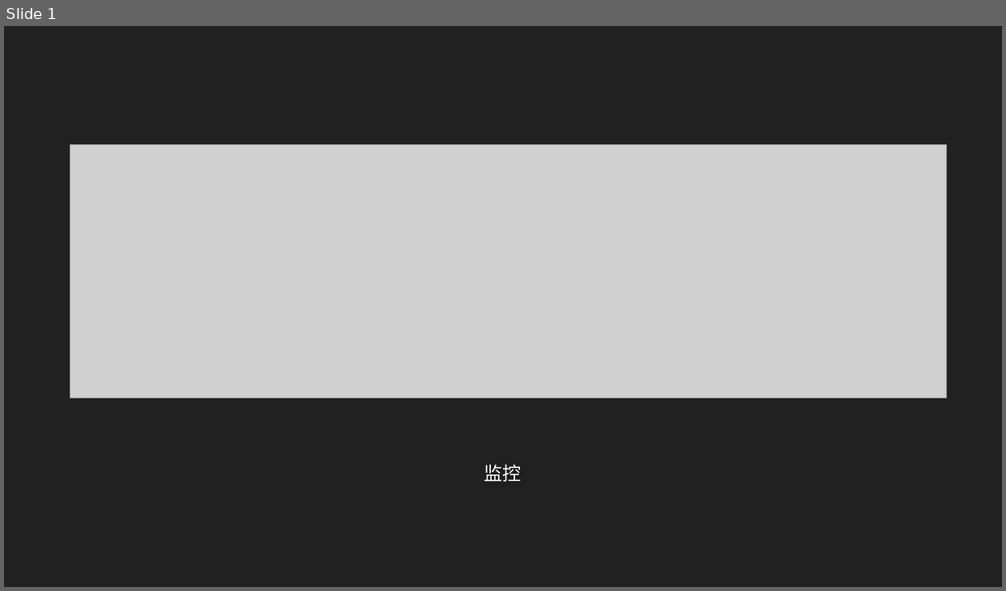
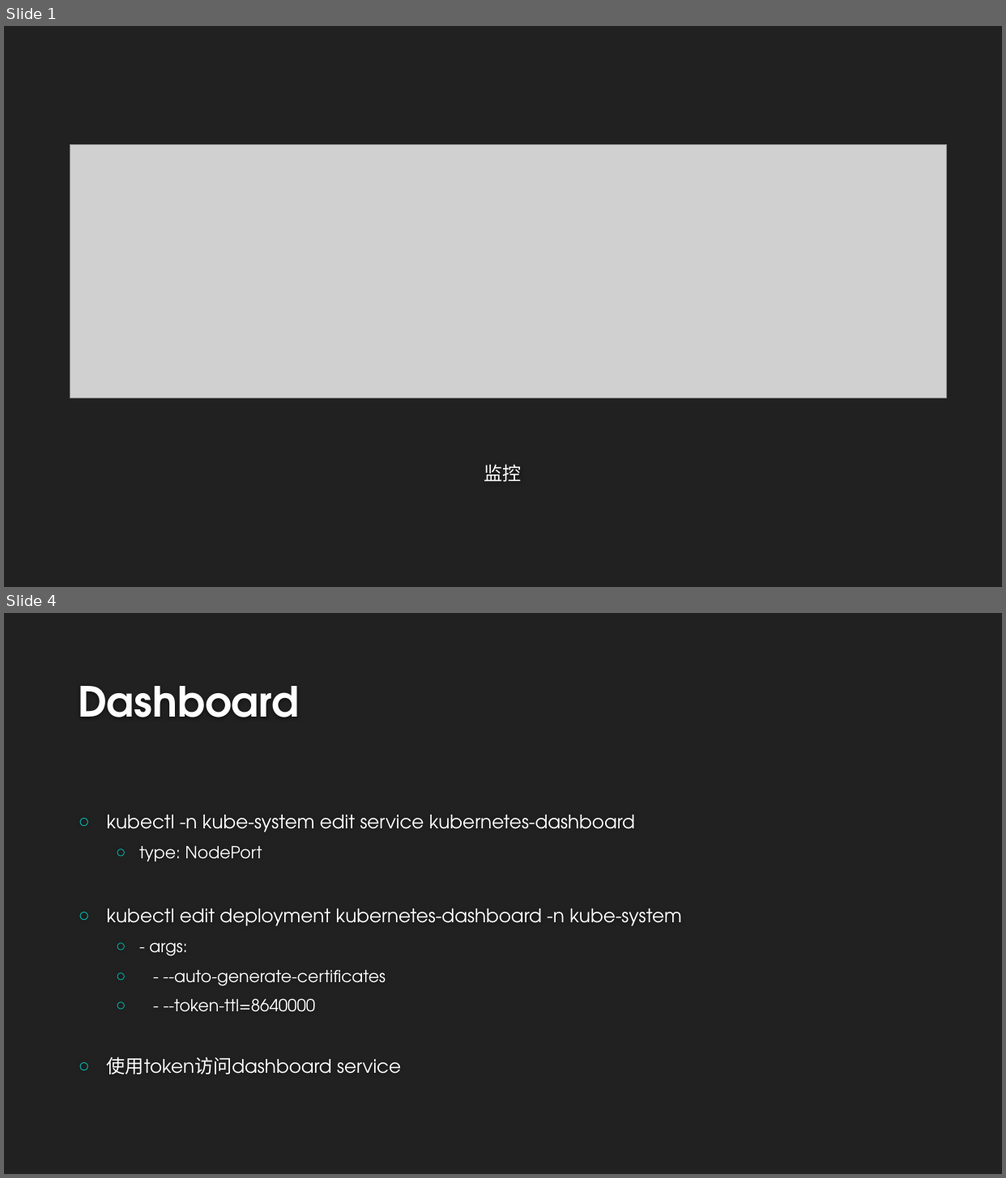
Before and after one commit to airuitian/CloudNative, a slide deck: kubernetes/k8s007.pptx. Shown one above the other, each under a label of ours: slide 1 before the commit, slides 1 and 4 after it; the slides between them are not shown. The pictures are 1006x591 and 1006x1178 pixels, drawn with LibreOffice and Linux fonts; fonts in the diff are those of the drawing; grey boxes stand for pictures; background and template pictures are left out. Boxes give left, top, right and bottom in pixels: in the first picture for what was removed or moved away, otherwise in the second. Text is boxed around its words. In the diff, an @@ line names an element or a change of style, - is before the commit and + after.

```diff
--- a/kubernetes/k8s007.pptx
+++ b/kubernetes/k8s007.pptx
@@ slide 4 added at [4, 613, 1002, 1174], background #212121 @@
@@ title added at [78, 686, 299, 717], 40 pt, text #FEFEFE, bold @@
+Dashboard
@@ text added at [107, 815, 681, 1075], 18 pt, text #FFFFFF @@
+○ kubectl -n kube-system edit service kubernetes-dashboard
+  ○ type: NodePort
+○ kubectl edit deployment kubernetes-dashboard -n kube-system
+  ○ - args:
+  ○ - --auto-generate-certificates
+  ○ - --token-ttl=8640000
+○ 使用token访问dashboard service
```
Also in this commit, not shown: 1 slide changed, 12 other slides added, 1 other file.
